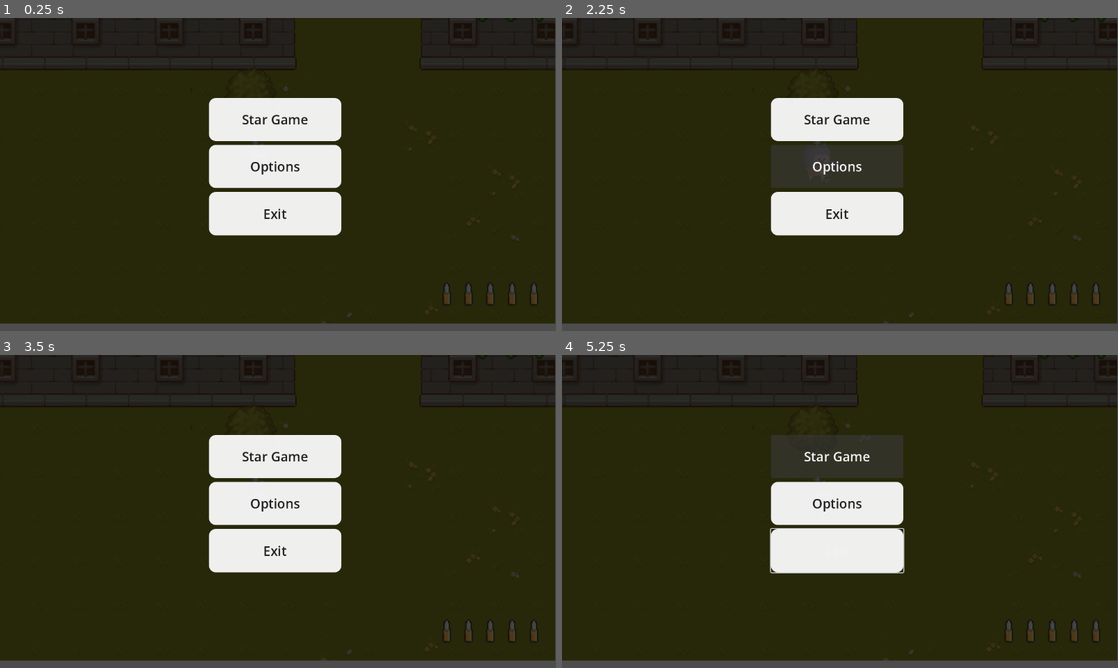
Above: before the commit, frames 1-4 (two rows, left to right).
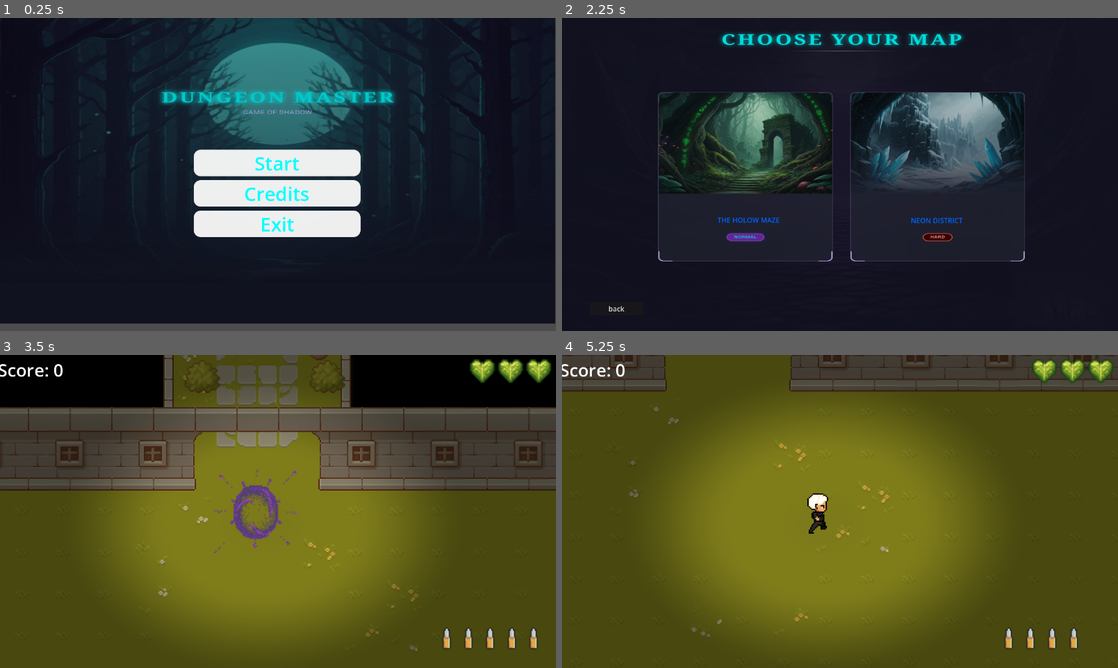
Above: after the commit, the same moments.

Repository: NataDkoko/PROJECT-KALKULUS
Game: Godot game, scene res://mainmenu.tscn
The game is run twice, just before and just after one commit, with the same random seed, the same clock (stepped at 60 frames per second) and the same inputs. This scene is started directly instead of the project's main scene.
Inputs (mouse positions are in pixels of both pictures, inside the frame that each line leads up to):
- Up to frame 1 (0.25 s): no input
- Up to frame 2 (2.25 s): click "Star Game" (after the commit: "Start") at 0.5 s; click "back" at 1.25 s; click (834, 165) at 2 s, where only the run before the commit has a clickable "Options"
- Up to frame 3 (3.5 s): click (189, 558) at 2.75 s, where only the run after the commit has a clickable "THE HOLOW MAZE"
- Up to frame 4 (5.25 s): move the mouse to (962, 495) at 3.52 s; hold Right (move_right) 3.53-4.28 s; click (962, 495) at 3.67 s; move the mouse to (728, 527) at 4.27 s; hold Down (move_down) 4.28-5.03 s; move the mouse to (895, 442) at 5.02 s; hold Right (move_right) from 5.03 s (still down)

The runs differ from the first frame. In frame 1, 56% of the frame differs, in the area x 0-100%, y 0-98%; in frame 2, 46%; in frame 3, 98%; in frame 4, 98%, in the area x 0-100%, y 0-100%.

Commit message:
ui_main_menu_dan_choose_map

Diff:
--- a/mainmenu.tscn
+++ b/mainmenu.tscn
@@ -1,11 +1,10 @@
 [gd_scene format=3 uid="uid://xko3xooqc50c"]
 
-[ext_resource type="Texture2D" uid="uid://rhu0jhup3ua6" path="res://background.png" id="1_cmhrf"]
 [ext_resource type="Script" uid="uid://dyovygrj6go0y" path="res://mainmenu.gd" id="1_wgsso"]
+[ext_resource type="Texture2D" uid="uid://bic577opajaio" path="res://asset/SHADOW REALM Main Menu (Variation).png" id="2_d2nv2"]
 
-[sub_resource type="StyleBoxTexture" id="StyleBoxTexture_cmhrf"]
-texture = ExtResource("1_cmhrf")
-modulate_color = Color(0.3415841, 0.34158432, 0.34158418, 1)
+[sub_resource type="StyleBoxTexture" id="StyleBoxTexture_wgsso"]
+texture = ExtResource("2_d2nv2")
 
 [sub_resource type="StyleBoxFlat" id="StyleBoxFlat_loy4s"]
 bg_color = Color(0.96474224, 0.96474224, 0.9647421, 0.9647059)
@@ -13,6 +12,8 @@
 corner_radius_top_right = 16
 corner_radius_bottom_right = 16
 corner_radius_bottom_left = 16
+
+[sub_resource type="Theme" id="Theme_3pujl"]
 
 [node name="Mainmenu" type="Control" unique_id=1444903445]
 layout_mode = 3
@@ -32,7 +33,8 @@
 anchor_bottom = 1.0
 grow_horizontal = 2
 grow_vertical = 2
-theme_override_styles/panel = SubResource("StyleBoxTexture_cmhrf")
+pivot_offset = Vector2(60, 52)
+theme_override_styles/panel = SubResource("StyleBoxTexture_wgsso")
 
 [node name="VBoxContainer" type="VBoxContainer" parent="." unique_id=1222674222]
 layout_mode = 1
@@ -41,41 +43,44 @@
 anchor_top = 0.5
 anchor_right = 0.5
 anchor_bottom = 0.5
-offset_left = -158.0
-offset_top = -167.5
-offset_right = 147.0
-offset_bottom = 148.5
+offset_left = -193.0
+offset_top = -49.0
+offset_right = 191.0
+offset_bottom = 152.0
 grow_horizontal = 2
 grow_vertical = 2
+pivot_offset = Vector2(195, 99.5)
 theme_override_constants/separation = 9
 
-[node name="Button" type="Button" parent="VBoxContainer" unique_id=315310769]
+[node name="start" type="Button" parent="VBoxContainer" unique_id=315310769]
+layout_mode = 2
+size_flags_vertical = 6
+size_flags_stretch_ratio = 0.3
+theme_override_colors/font_color = Color(0, 1, 1, 1)
+theme_override_font_sizes/font_size = 44
+theme_override_styles/normal = SubResource("StyleBoxFlat_loy4s")
+action_mode = 0
+text = "Start
+"
+
+[node name="credits" type="Button" parent="VBoxContainer" unique_id=119181371]
 layout_mode = 2
 size_flags_vertical = 3
 size_flags_stretch_ratio = 0.3
-theme_override_colors/font_color = Color(0.13561666, 0.13561702, 0.13561669, 1)
-theme_override_font_sizes/font_size = 30
+theme_override_colors/font_color = Color(0, 1, 1, 1)
+theme_override_font_sizes/font_size = 44
 theme_override_styles/normal = SubResource("StyleBoxFlat_loy4s")
-action_mode = 0
-text = "Star Game"
+text = "Credits"
 
-[node name="Button2" type="Button" parent="VBoxContainer" unique_id=119181371]
+[node name="exit" type="Button" parent="VBoxContainer" unique_id=914791114]
 layout_mode = 2
 size_flags_vertical = 3
 size_flags_stretch_ratio = 0.3
-theme_override_colors/font_color = Color(0.13561666, 0.13561702, 0.13561669, 1)
-theme_override_font_sizes/font_size = 30
-theme_override_styles/normal = SubResource("StyleBoxFlat_loy4s")
-text = "Options"
-
-[node name="Button3" type="Button" parent="VBoxContainer" unique_id=914791114]
-layout_mode = 2
-size_flags_vertical = 3
-size_flags_stretch_ratio = 0.3
-theme_override_colors/font_color = Color(0.13561666, 0.13561702, 0.13561669, 1)
-theme_override_font_sizes/font_size = 30
+theme = SubResource("Theme_3pujl")
+theme_override_colors/font_color = Color(0, 1, 1, 1)
+theme_override_font_sizes/font_size = 44
 theme_override_styles/normal = SubResource("StyleBoxFlat_loy4s")
 text = "Exit"
 
-[connection signal="pressed" from="VBoxContainer/Button" to="." method="_on_start_button_pressed"]
-[connection signal="pressed" from="VBoxContainer/Button" to="VBoxContainer/Button" method="_on_pressed"]
+[connection signal="pressed" from="VBoxContainer/start" to="." method="_on_start_button_pressed"]
+[connection signal="pressed" from="VBoxContainer/start" to="VBoxContainer/start" method="_on_pressed"]
--- a/map_selection.tscn
+++ b/map_selection.tscn
@@ -1,6 +1,10 @@
 [gd_scene format=3 uid="uid://cfurlhltyypqd"]
 
 [ext_resource type="Script" uid="uid://dvm5bfg85s71" path="res://map_selection.gd" id="1_frvc2"]
+[ext_resource type="Texture2D" uid="uid://b0tsdemqfm03i" path="res://asset/aset main_menu/SHADOW REALM Map Selection 111.png" id="2_kwys1"]
+
+[sub_resource type="StyleBoxTexture" id="StyleBoxTexture_2hebv"]
+texture = ExtResource("2_kwys1")
 
 [node name="MapSelection" type="Control" unique_id=1009347338]
 layout_mode = 3
@@ -11,30 +15,41 @@
 grow_vertical = 2
 script = ExtResource("1_frvc2")
 
+[node name="Panel" type="Panel" parent="." unique_id=1934966859]
+layout_mode = 0
+offset_right = 1287.0
+offset_bottom = 725.0
+theme_override_styles/panel = SubResource("StyleBoxTexture_2hebv")
+
 [node name="Map1Button" type="Button" parent="." unique_id=898266052]
 layout_mode = 0
-offset_left = 373.0
-offset_top = 234.0
-offset_right = 509.0
-offset_bottom = 314.0
-text = "LABIRIN
+offset_left = 263.0
+offset_top = 446.0
+offset_right = 597.0
+offset_bottom = 483.0
+theme_override_colors/font_color = Color(0.0077786995, 0.38948533, 0.99999887, 1)
+text = "THE HOLOW MAZE
 "
+flat = true
 
 [node name="Map2Button" type="Button" parent="." unique_id=1839867202]
 layout_mode = 0
-offset_left = 586.0
-offset_top = 240.0
-offset_right = 662.0
-offset_bottom = 302.0
-text = "CITY
+offset_left = 795.0
+offset_top = 435.0
+offset_right = 932.0
+offset_bottom = 497.0
+theme_override_colors/font_color = Color(0.007843138, 0.3882353, 1, 1)
+theme_override_colors/font_outline_color = Color(0, 0, 0, 1)
+text = "NEON DISTRICT
 "
+flat = true
 
 [node name="BackButton" type="Button" parent="." unique_id=416651322]
 layout_mode = 0
-offset_left = 465.0
-offset_top = 410.0
-offset_right = 614.0
-offset_bottom = 486.0
+offset_left = 64.0
+offset_top = 653.0
+offset_right = 187.0
+offset_bottom = 684.0
 text = "back
 "
 
Binary file added: asset/SHADOW REALM Main Menu (Variation).png
Not shown, added: asset/SHADOW REALM Main Menu (Variation).png.import
Binary file added: asset/aset main_menu/CREDITS Button.png
Not shown, added: asset/aset main_menu/CREDITS Button.png.import
Binary file added: asset/aset main_menu/Primary).png
Not shown, added: asset/aset main_menu/Primary).png.import
Binary file added: asset/aset main_menu/QUIT Button.png
Not shown, added: asset/aset main_menu/QUIT Button.png.import
Binary file added: asset/aset main_menu/SHADOW REALM Main Menu (Variation).png
Not shown, added: asset/aset main_menu/SHADOW REALM Main Menu (Variation).png.import
Binary file added: asset/aset main_menu/SHADOW REALM Map Selection 111.png
Not shown, added: asset/aset main_menu/SHADOW REALM Map Selection 111.png.import
(and 4 more such lines)
